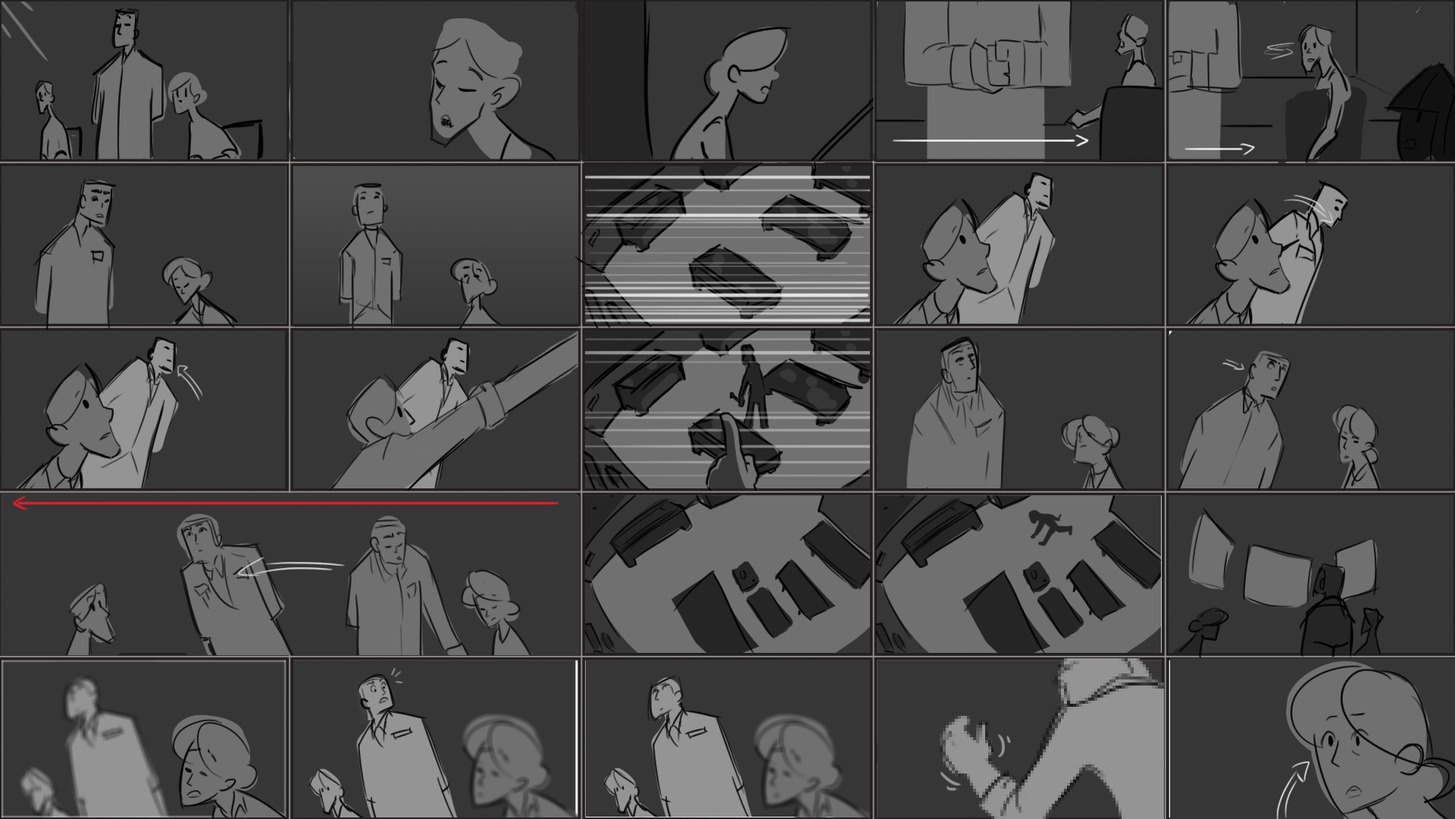
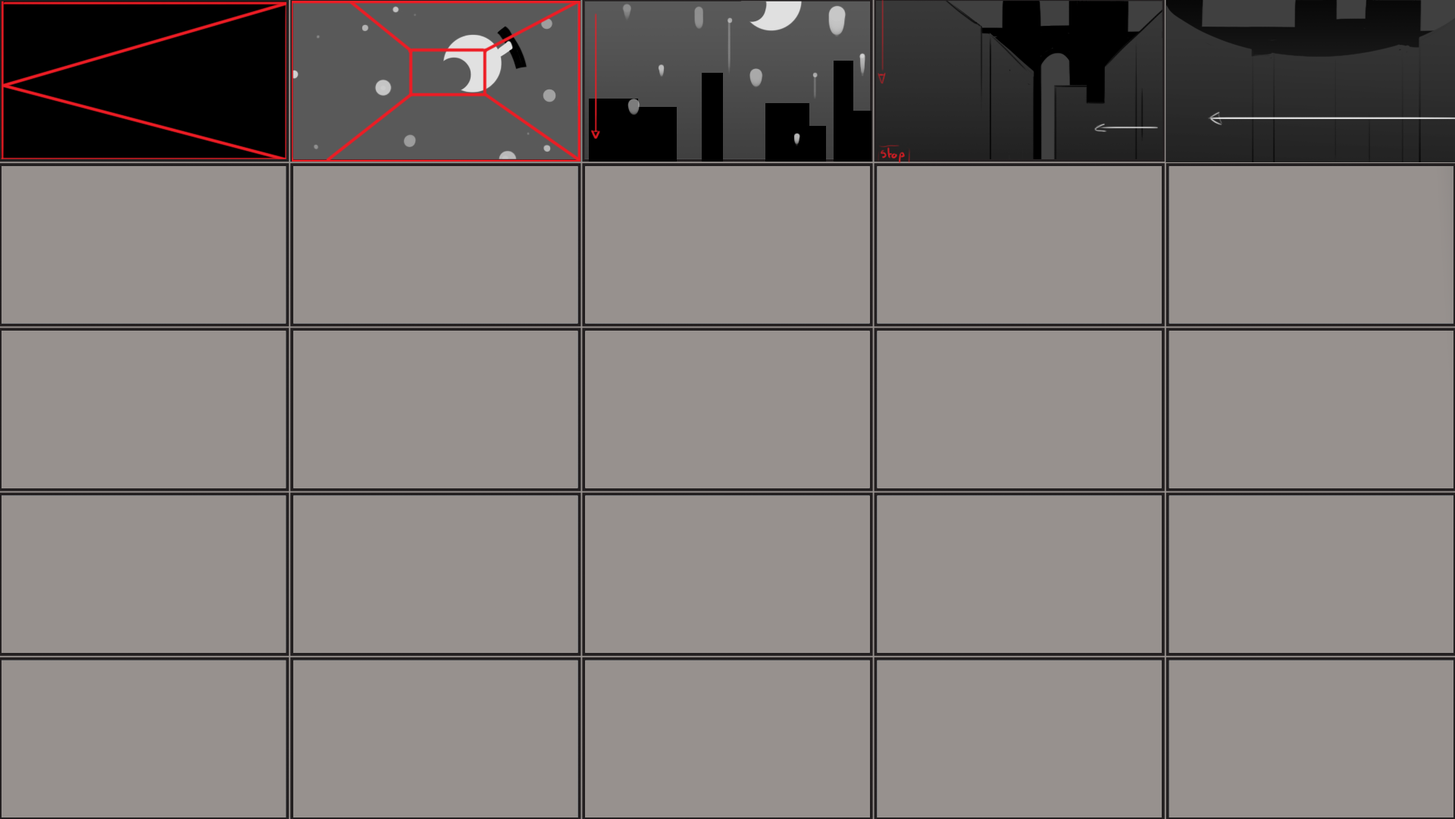
Two versions of the same layered image (w=1455, h=819). Layer-by-layer changes:
added layer "Sketch" above "Layer 8" over [291,0,1455,163]
added layer "Layer 8" above "Grid" over [0,0,1455,163]
showed "Grid", moved it above "Layer 6" over [0,0,1455,819]
hid "Layer 6" over [0,0,1455,819]
